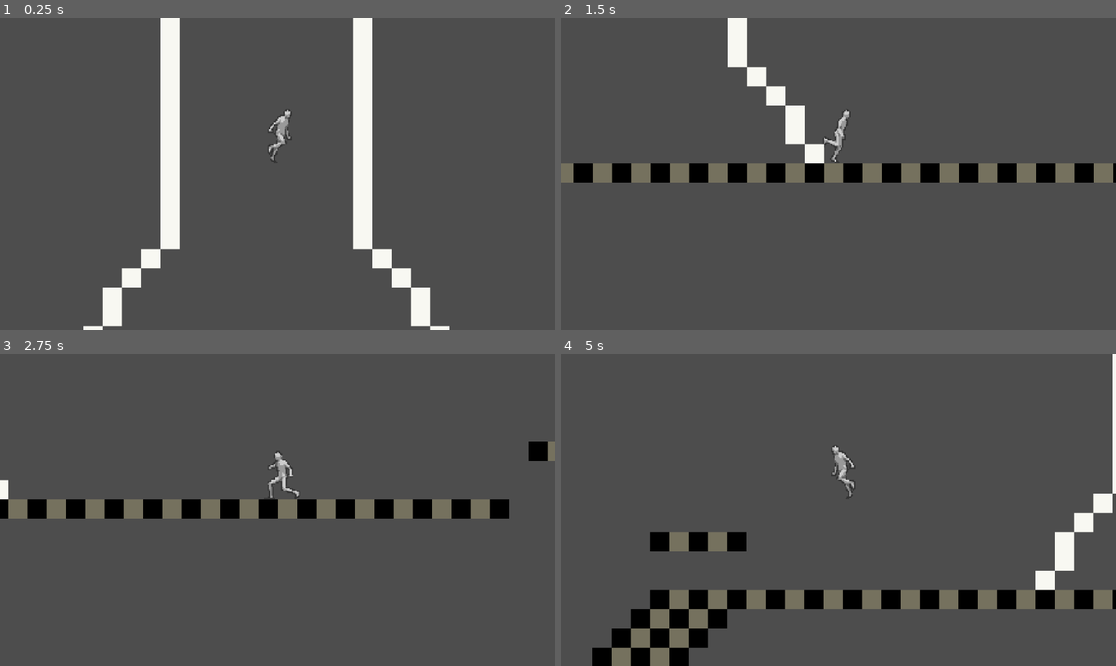
Above: before the commit, frames 1-4 (two rows, left to right).
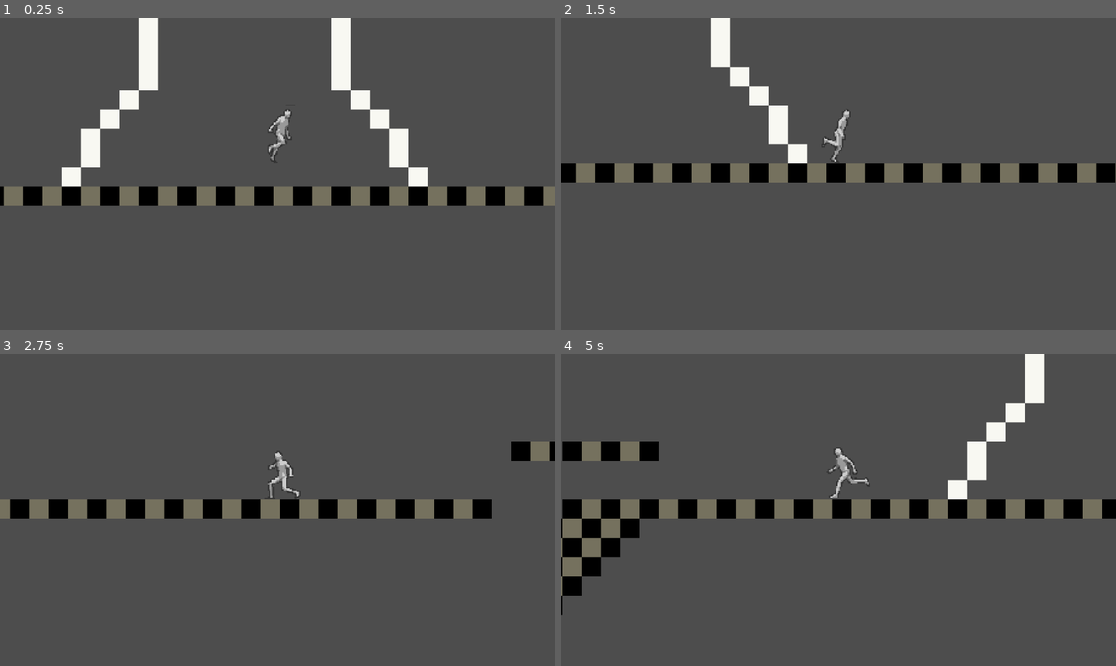
Above: after the commit, the same moments.

Repository: Sebas5750849/home-base_lab
Game: Godot game, scene res://scenes/Level scenes/0__tutorial_level.tscn
The game is run twice, just before and just after one commit, with the same random seed, the same clock (stepped at 60 frames per second) and the same inputs. Before the commit the project starts from res://scenes/game.tscn. The engine's default icon, where the game draws it, is replaced by a stand-in: a white triangle on a blue panel in a dark square.
Inputs:
- Up to frame 1 (0.25 s): no input
- Up to frame 2 (1.5 s): hold Down (crouch) 0.53-1.28 s; hold Right (move_right) from 0.53 s (still down); tap Space (jump) at 0.77 s; tap Shift (dash) at 1.35 s
- Up to frame 3 (2.75 s): tap Space (jump) at 1.52 s; release Right (move_right) at 2.03 s; hold Left (move_left) from 2.03 s (still down); hold Down (crouch) from 2.03 s (still down)
- Up to frame 4 (5 s): release Left (move_left) at 2.78 s; release Down (crouch) at 2.78 s; hold Right (move_right) 2.78-4.28 s; tap Shift (dash) at 2.85, 4.35 s; tap Space (jump) at 3.02, 3.77, 4.52 s; hold Down (crouch) 3.53-4.28 s; hold Left (move_left) from 4.28 s (still down)

The runs differ from the first frame. In frame 1, 16% of the frame differs, in the area x 0-100%, y 0-100%; in frame 2, 8.5%; in frame 3, 5.8%; in frame 4, 22%.

Commit message:
Deleted the big "game" scene. Levels can be played by opening them up individually.
Also made an area2d that right now has the godot icon that acts as a next level thingy. It has code that when touched it is close to have the potential to open the next level, given that the levels are named as an integer. This is good for linear levels, but a more direct transition should be done for our purposes in the future.

Diff:
--- a/project.godot
+++ b/project.godot
@@ -11,9 +11,13 @@
 [application]
 
 config/name="game_prototype"
-run/main_scene="uid://c5apdcg20j6a0"
+run/main_scene="uid://cbnty31cvslpm"
 config/features=PackedStringArray("4.5", "Forward Plus")
 config/icon="res://icon.svg"
+
+[global_group]
+
+Player=""
 
 [input]
 
--- a/scenes/Level scenes/0__tutorial_level.tscn
+++ b/scenes/Level scenes/0__tutorial_level.tscn
@@ -1,8 +1,10 @@
-[gd_scene load_steps=4 format=4 uid="uid://cbnty31cvslpm"]
+[gd_scene load_steps=6 format=4 uid="uid://cbnty31cvslpm"]
 
 [ext_resource type="TileSet" uid="uid://mhn0gcjb225o" path="res://assets/Tilesetlayer of the game.tres" id="2_iunqk"]
 [ext_resource type="PackedScene" uid="uid://bpei5b4drb5en" path="res://scenes/reset_ma_game.tscn" id="2_myyxp"]
 [ext_resource type="PackedScene" uid="uid://dswr0ooxvgmpc" path="res://scenes/pause_menu.tscn" id="4_757ls"]
+[ext_resource type="PackedScene" uid="uid://6rbe65q1yky6" path="res://scenes/next_level.tscn" id="4_e7dc5"]
+[ext_resource type="PackedScene" uid="uid://fp2kjv70lur3" path="res://scenes/player.tscn" id="5_757ls"]
 
 [node name="0_ tutorial level" type="Node2D"]
 
@@ -21,3 +23,9 @@
 [node name="CanvasLayer" type="CanvasLayer" parent="."]
 
 [node name="PauseMenu" parent="CanvasLayer" instance=ExtResource("4_757ls")]
+
+[node name="Next level" parent="." instance=ExtResource("4_e7dc5")]
+position = Vector2(9892, -1882)
+
+[node name="Player" parent="." instance=ExtResource("5_757ls")]
+position = Vector2(38, -40)
--- a/scenes/Level scenes/wall_jump_level.tscn
+++ b/scenes/Level scenes/1__wall_jump_level.tscn
@@ -1,6 +1,7 @@
-[gd_scene load_steps=5 format=3 uid="uid://cu6btkq7ojv00"]
+[gd_scene load_steps=6 format=3 uid="uid://cu6btkq7ojv00"]
 
 [ext_resource type="Texture2D" uid="uid://bgs1jb55e5qxv" path="res://assets/tile_sheet_v.1.0.png" id="1_isiuw"]
+[ext_resource type="PackedScene" uid="uid://fp2kjv70lur3" path="res://scenes/player.tscn" id="3_rq8aw"]
 [ext_resource type="PackedScene" uid="uid://dswr0ooxvgmpc" path="res://scenes/pause_menu.tscn" id="3_veio8"]
 
 [sub_resource type="TileSetAtlasSource" id="TileSetAtlasSource_pr1re"]
@@ -431,3 +432,5 @@
 [node name="CanvasLayer" type="CanvasLayer" parent="."]
 
 [node name="PauseMenu" parent="CanvasLayer" instance=ExtResource("3_veio8")]
+
+[node name="Player" parent="." instance=ExtResource("3_rq8aw")]
--- a/scenes/Level scenes/testing_level.tscn
+++ b/scenes/Level scenes/testing_level.tscn
@@ -1,7 +1,8 @@
-[gd_scene load_steps=3 format=4 uid="uid://kxuixcuebtcu"]
+[gd_scene load_steps=4 format=4 uid="uid://kxuixcuebtcu"]
 
 [ext_resource type="TileSet" uid="uid://mhn0gcjb225o" path="res://assets/Tilesetlayer of the game.tres" id="1_fc88k"]
 [ext_resource type="PackedScene" uid="uid://dswr0ooxvgmpc" path="res://scenes/pause_menu.tscn" id="2_e3swm"]
+[ext_resource type="PackedScene" uid="uid://fp2kjv70lur3" path="res://scenes/player.tscn" id="3_hujdf"]
 
 [node name="Testing level" type="Node2D"]
 
@@ -27,3 +28,5 @@
 [node name="CanvasLayer" type="CanvasLayer" parent="."]
 
 [node name="PauseMenu" parent="CanvasLayer" instance=ExtResource("2_e3swm")]
+
+[node name="Player" parent="." instance=ExtResource("3_hujdf")]
--- a/scenes/game.tscn
+++ /dev/null
@@ -1,17 +0,0 @@
-[gd_scene load_steps=3 format=3 uid="uid://c5apdcg20j6a0"]
-
-[ext_resource type="PackedScene" uid="uid://fp2kjv70lur3" path="res://scenes/player.tscn" id="1_uwrxv"]
-[ext_resource type="PackedScene" uid="uid://cbnty31cvslpm" path="res://scenes/Level scenes/0__tutorial_level.tscn" id="3_lbhrr"]
-
-[node name="Game" type="Node2D"]
-
-[node name="Player" parent="." instance=ExtResource("1_uwrxv")]
-position = Vector2(20, -172)
-
-[node name="Camera2D" type="Camera2D" parent="Player"]
-position = Vector2(-3, 9)
-zoom = Vector2(2.5, 2.5)
-
-[node name="Levels" type="Node" parent="."]
-
-[node name="0_ tutorial level" parent="Levels" instance=ExtResource("3_lbhrr")]
--- /dev/null
+++ b/scenes/next_level.tscn
@@ -0,0 +1,20 @@
+[gd_scene load_steps=4 format=3 uid="uid://6rbe65q1yky6"]
+
+[ext_resource type="Texture2D" uid="uid://bgqatg7wa6t3n" path="res://icon.svg" id="1_rf0ph"]
+[ext_resource type="Script" uid="uid://cbdyti4fsjjfp" path="res://scripts/next_level.gd" id="1_sd4vo"]
+
+[sub_resource type="RectangleShape2D" id="RectangleShape2D_sd4vo"]
+size = Vector2(38, 82)
+
+[node name="Next level" type="Area2D" groups=["Player"]]
+collision_mask = 2
+script = ExtResource("1_sd4vo")
+
+[node name="CollisionShape2D" type="CollisionShape2D" parent="."]
+shape = SubResource("RectangleShape2D_sd4vo")
+
+[node name="Sprite2D" type="Sprite2D" parent="."]
+scale = Vector2(0.296875, 0.640625)
+texture = ExtResource("1_rf0ph")
+
+[connection signal="body_entered" from="." to="." method="_on_body_entered"]
--- a/scenes/player.tscn
+++ b/scenes/player.tscn
@@ -286,7 +286,7 @@
 "speed": 8.0
 }]
 
-[node name="Player" type="CharacterBody2D"]
+[node name="Player" type="CharacterBody2D" groups=["Player"]]
 collision_layer = 2
 script = ExtResource("1_g2els")
 
@@ -373,6 +373,10 @@
 [node name="WallJump" type="Node" parent="StateMachine"]
 script = ExtResource("13_jej6c")
 
+[node name="Camera2D" type="Camera2D" parent="."]
+position = Vector2(-3, 9)
+zoom = Vector2(2.5, 2.5)
+
 [connection signal="timeout" from="Timers/CoyoteTimer" to="." method="_on_coyote_timer_timeout"]
 [connection signal="timeout" from="Timers/JumpBufferTimer" to="." method="_on_jump_buffer_timer_timeout"]
 [connection signal="timeout" from="Timers/JumpHeightTimer" to="." method="_on_jump_height_timer_timeout"]
--- /dev/null
+++ b/scripts/next_level.gd
@@ -0,0 +1,11 @@
+extends Area2D
+
+
+func _on_body_entered(body: Node2D) -> void:
+	print("body entered")
+	if body.is_in_group("Player"):
+		print("collided with player. Lets go next level")
+		var current_scene_file = get_tree().current_scene.scene_file_path
+		print(current_scene_file)
+		var next_level_number = current_scene_file.to_int() + 1
+		print(next_level_number)
Not shown, added: scripts/next_level.gd.uid
